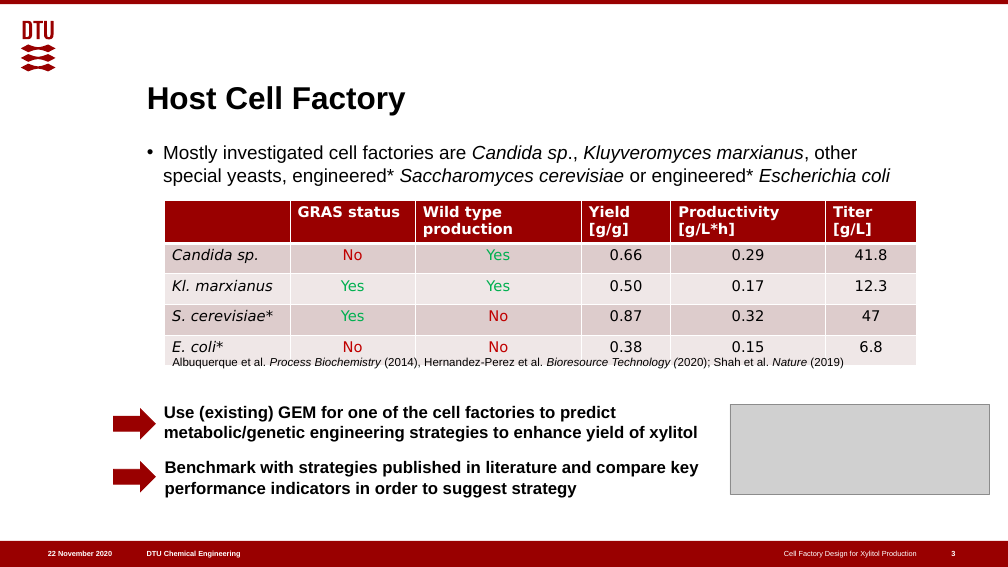
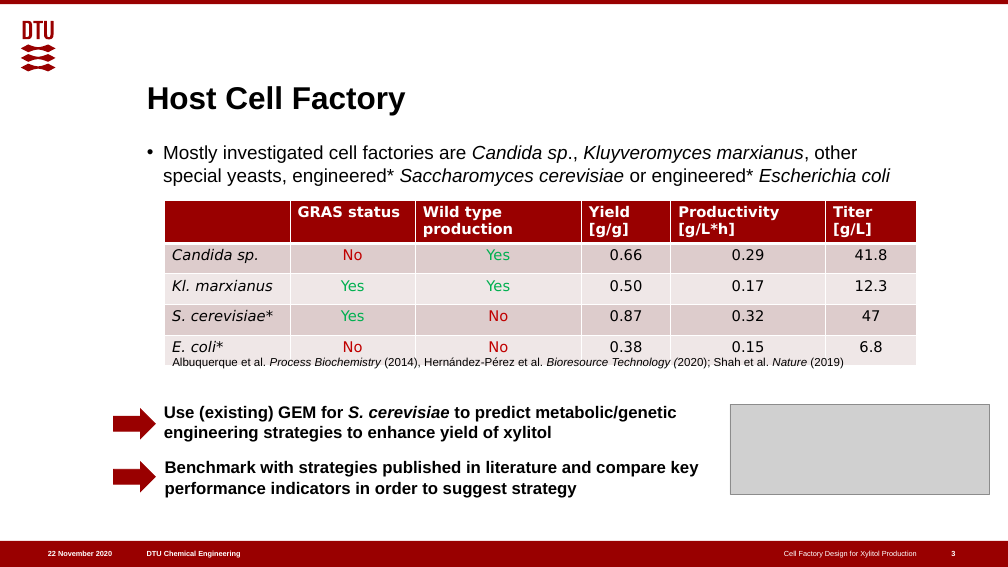
Before and after one commit to 27410/27410-2020-group-project-group4_xylitolproduction, a slide deck: slide 3 of Midway_Presentation_Group4_XylitolProduction.pptx. Drawn at 1008x567 pixels with LibreOffice and Linux fonts; fonts in the diff are those of the drawing; grey boxes stand for pictures. Boxes give left, top, right and bottom in pixels: in the first picture for what was removed or moved away, otherwise in the second. Text is boxed around its words. In the diff, an @@ line names an element or a change of style, - is before the commit and + after.

Commit message:
presentation update 1

```diff
--- a/Midway_Presentation_Group4_XylitolProduction.pptx
+++ b/Midway_Presentation_Group4_XylitolProduction.pptx
@@ text at (172, 357, 843, 369): text changed @@
-Albuquerque et al. Process Biochemistry (2014), Hernandez-Perez et al. Bioresource Technology (2020); Shah et al. Nature (2019)
+Albuquerque et al. Process Biochemistry (2014), Hernández-Pérez et al. Bioresource Technology (2020); Shah et al. Nature (2019)
@@ text at (164, 406, 676, 442): text changed @@
-Use (existing) GEM for one of the cell factories to predict metabolic/genetic engineering strategies to enhance yield of xylitol
+Use (existing) GEM for S. cerevisiae to predict metabolic/genetic engineering strategies to enhance yield of xylitol
```
